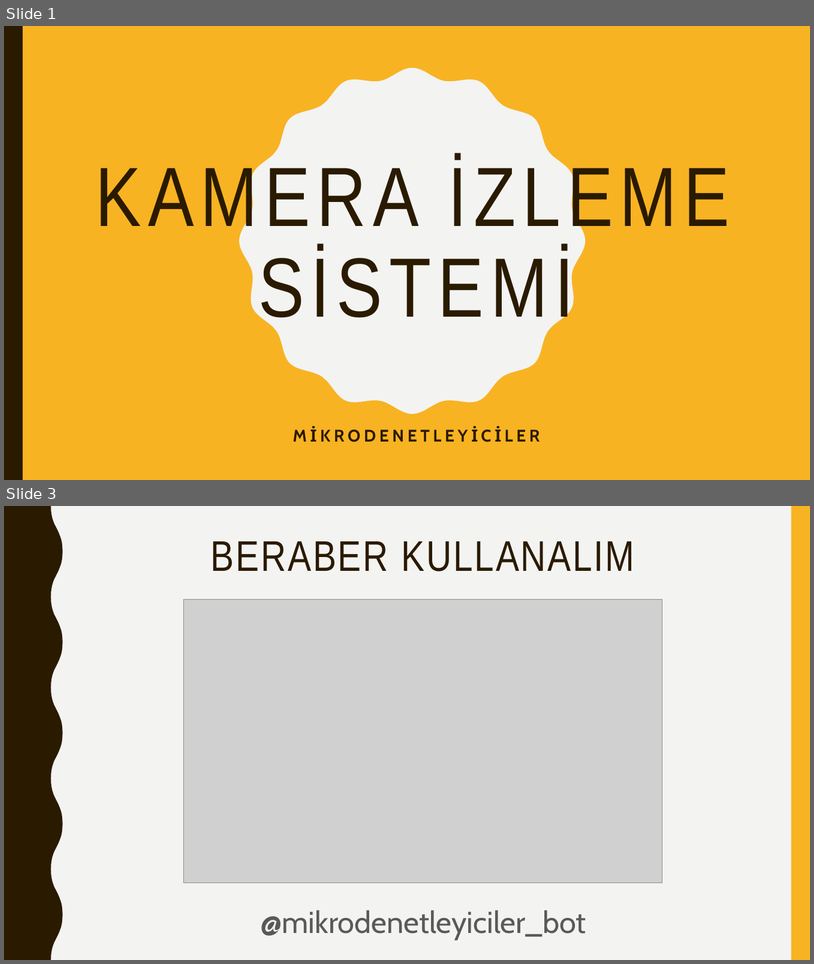
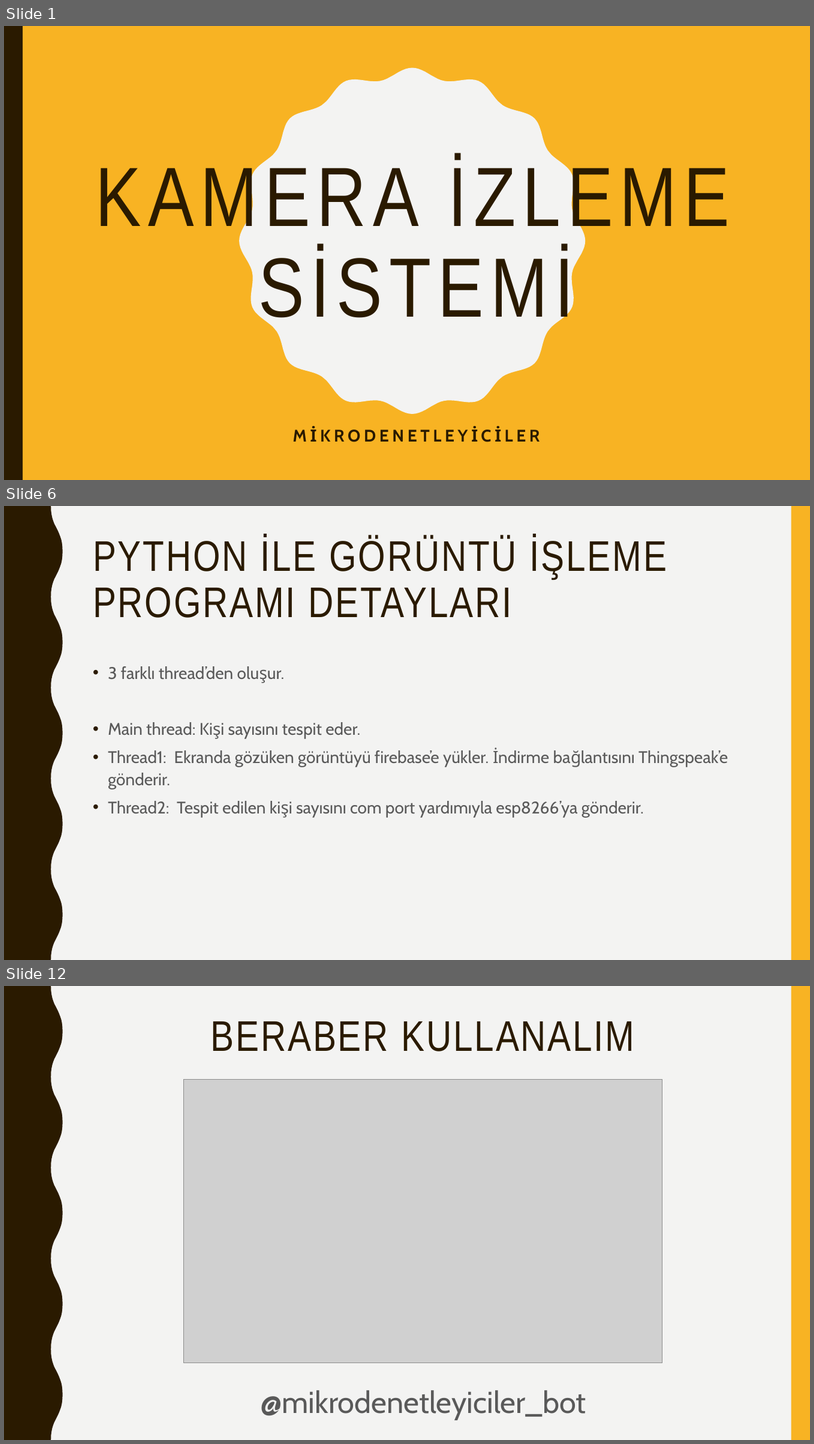
Before and after one commit to sametozalp/microcontrollers-project, a slide deck: slayt.pptx. Shown one above the other, each under a label of ours: slides 1 and 3 before the commit, slides 1, 6 and 12 after it; the slides between them are not shown. The pictures are 814x964 and 814x1444 pixels, drawn with LibreOffice and Linux fonts; fonts in the diff are those of the drawing; grey boxes stand for pictures. Boxes give left, top, right and bottom in pixels: in the first picture for what was removed or moved away, otherwise in the second. Text is boxed around its words. In the diff, an @@ line names an element or a change of style, - is before the commit and + after.

```diff
--- a/slayt.pptx
+++ b/slayt.pptx
@@ slide 6 added at [4, 506, 810, 960], background #F3F3F2; not listed: 2 template elements that a slide beside it also shows @@
@@ title added at [93, 537, 517, 618], 51 pt, text #2A1A00 @@
+PYTHON ILE GÖRÜNTÜ IŞLEME PROGRAMI DETAYLARI
@@ text added at [108, 666, 728, 817], 20 pt, text #595959 @@
+• 3 farklı thread’den oluşur.
+• Main thread: Kişi sayısını tespit eder.
+• Thread1: Ekranda gözüken görüntüyü firebase’e yükler. İndirme bağlantısını Thingspeak’e gönderir.
+• Thread2: Tespit edilen kişi sayısını com port yardımıyla esp8266’ya gönderir.
@@ what was slide 3 is now slide 12 @@
```
Also in this commit, not shown: 1 slide changed, 7 other slides added.
